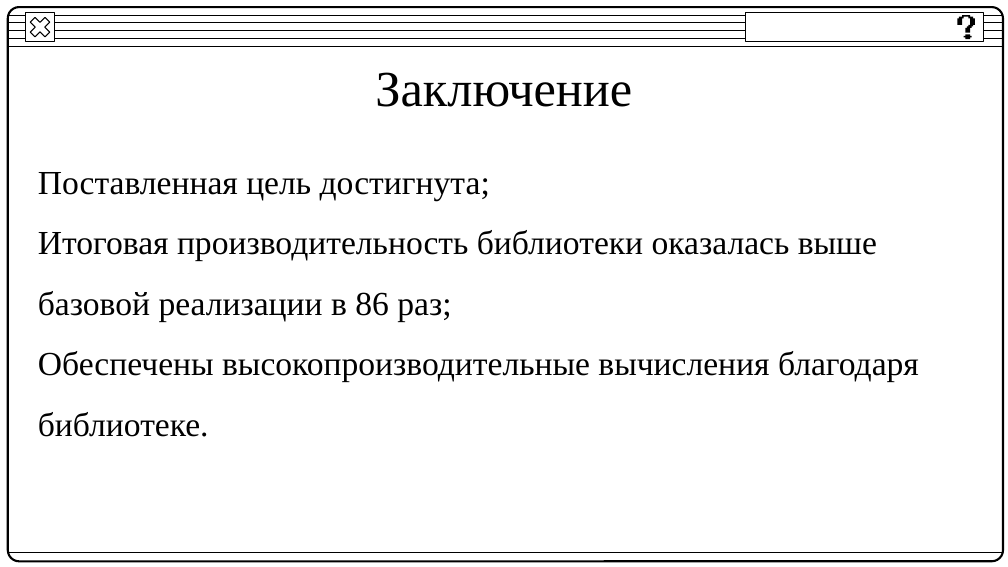
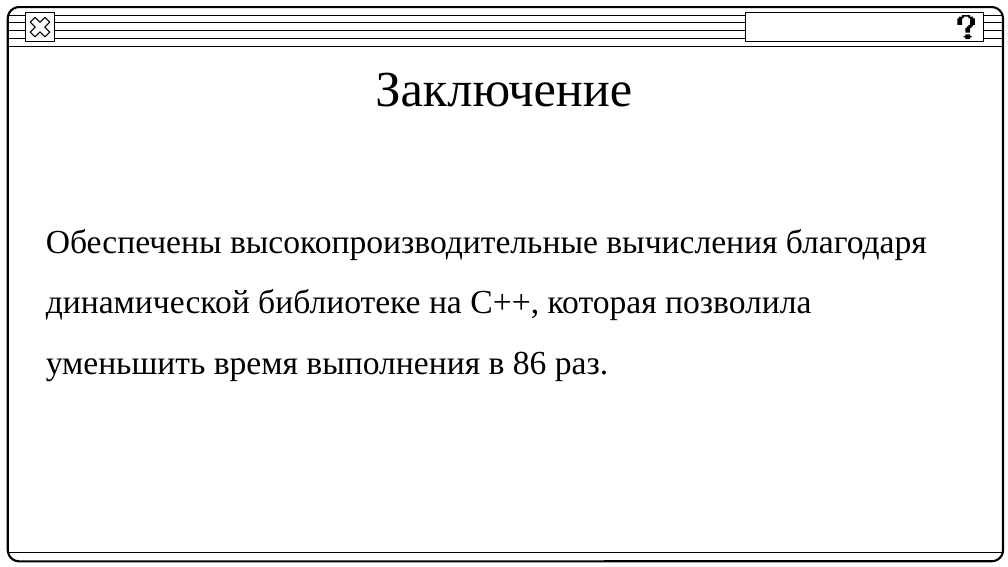
Before and after one commit to BakaKrt/DiplomAPI, a slide deck: slide 11 of ВКР/ВКР.pptx. Drawn at 1008x567 pixels with LibreOffice and Linux fonts; fonts in the diff are those of the drawing. Boxes give left, top, right and bottom in pixels: in the first picture for what was removed or moved away, otherwise in the second. Text is boxed around its words. In the diff, an @@ line names an element or a change of style, - is before the commit and + after.

```diff
--- a/ВКР/ВКР.pptx
+++ b/ВКР/ВКР.pptx
@@ text at <box>46,229,927,380</box>: text changed @@
-Поставленная цель достигнута;
-Итоговая производительность библиотеки оказалась выше базовой реализации в 86 раз;
-Обеспечены высокопроизводительные вычисления благодаря библиотеке.
+Обеспечены высокопроизводительные вычисления благодаря динамической библиотеке на C++, которая позволила уменьшить время выполнения в 86 раз.
```
Also in this commit, not shown: 2 other slides changed, 2 other files.
